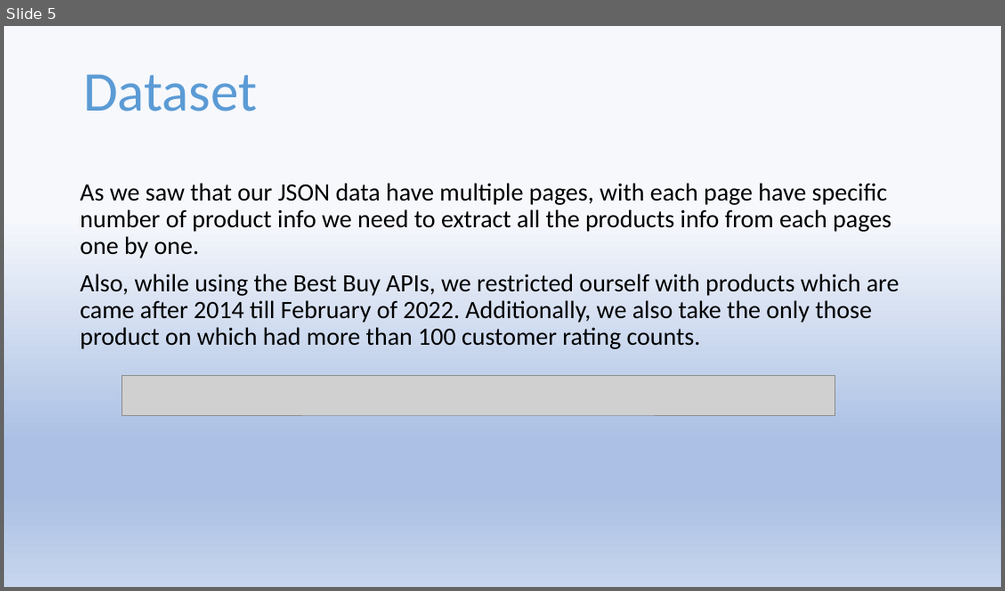
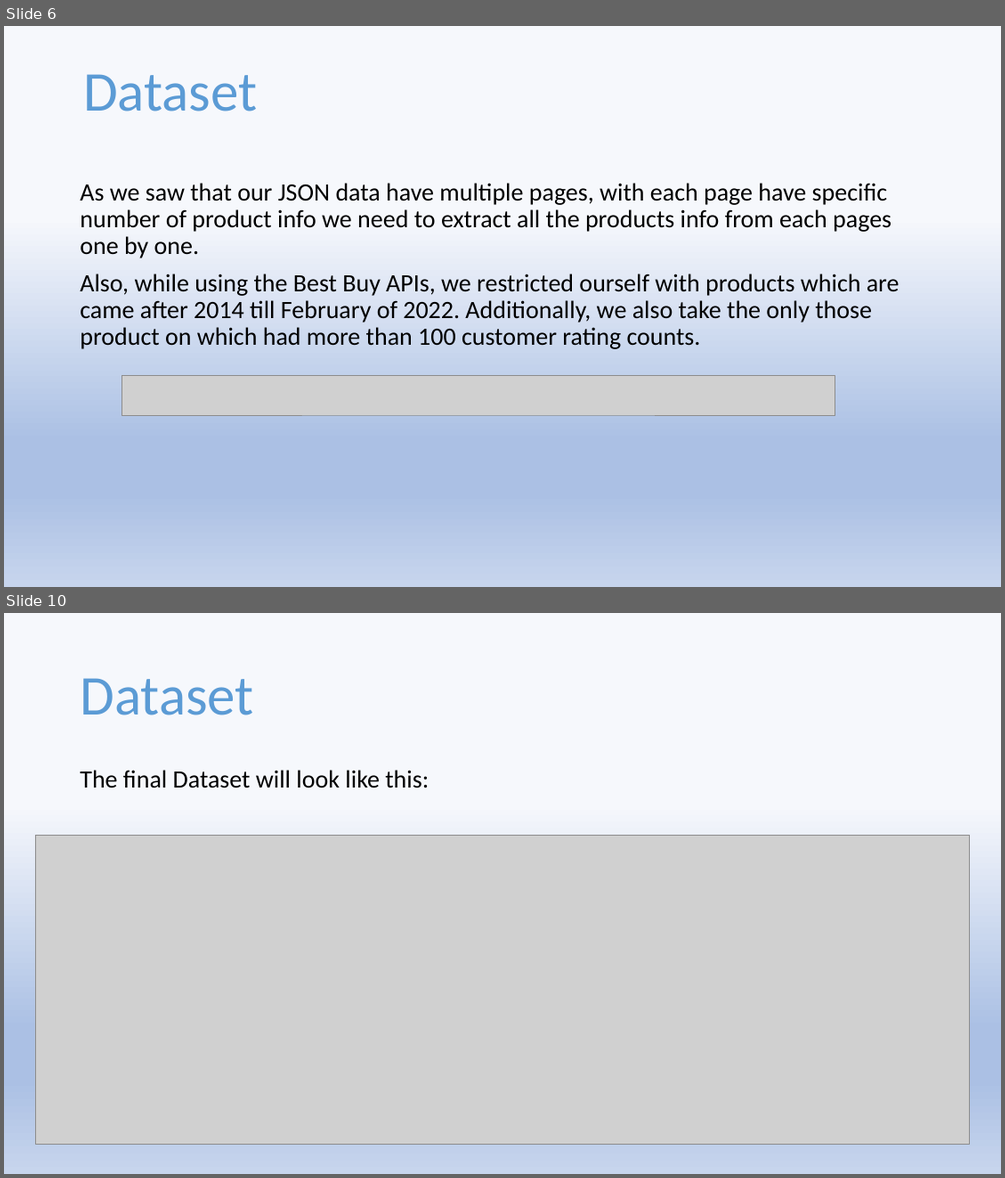
Before and after one commit to Pratyushnayak/Best-Buy-Price, a slide deck: Best Buy.pptx. Shown one above the other, each under a label of ours: slide 5 before the commit, slides 6 and 10 after it; the slides between them are not shown. The pictures are 1005x591 and 1005x1178 pixels, drawn with LibreOffice and Linux fonts; fonts in the diff are those of the drawing; grey boxes stand for pictures. Boxes give left, top, right and bottom in pixels: in the first picture for what was removed or moved away, otherwise in the second. Text is boxed around its words. In the diff, an @@ line names an element or a change of style, - is before the commit and + after.

```diff
--- a/Best Buy.pptx
+++ b/Best Buy.pptx
@@ slide 10 added at (x1=4, y1=613, x2=1001, y2=1174), background gradient #F6F8FC to #ABC0E4 to #C7D5ED @@
@@ title added at (x1=80, y1=678, x2=253, y2=715), 54 pt, text gradient #1F4E79 to #5B9BD5 to #9DC3E6 @@
+Dataset
@@ text added at (x1=80, y1=770, x2=429, y2=788), 24 pt, text #000000 @@
+The final Dataset will look like this:
@@ picture added at (x1=35, y1=835, x2=971, y2=1144) @@
@@ what was slide 5 is now slide 6 @@
```
Also in this commit, not shown: 2 slides changed, 14 other slides added, 1 slide removed.
